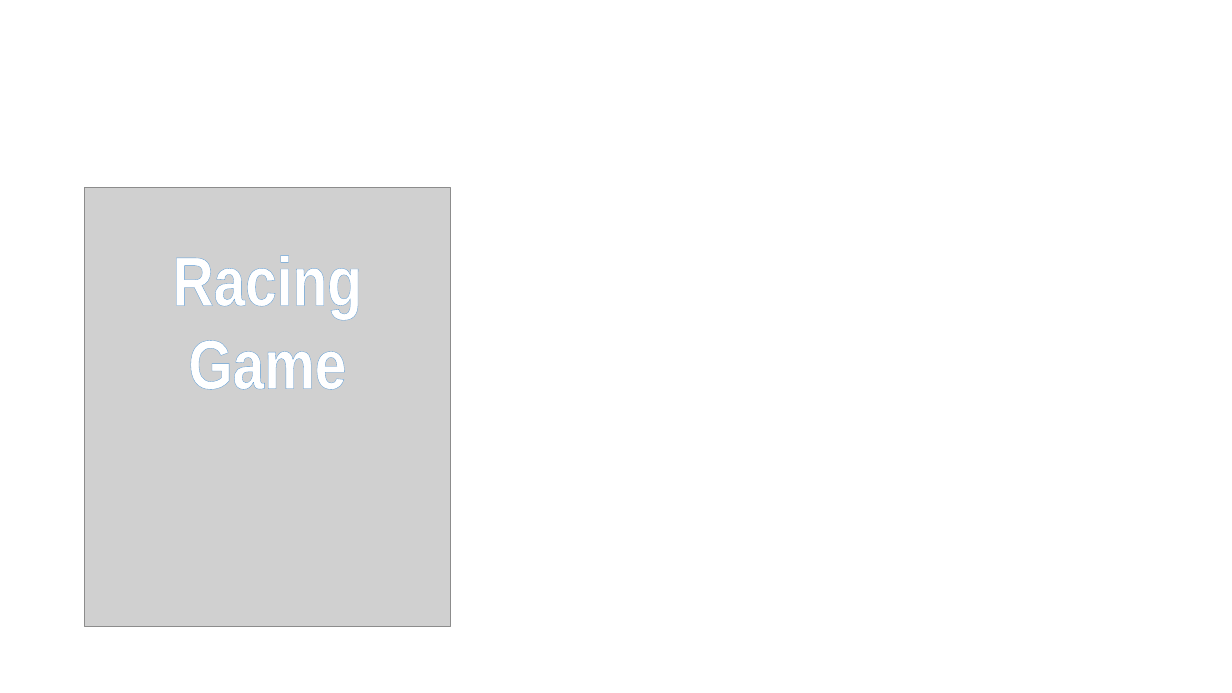
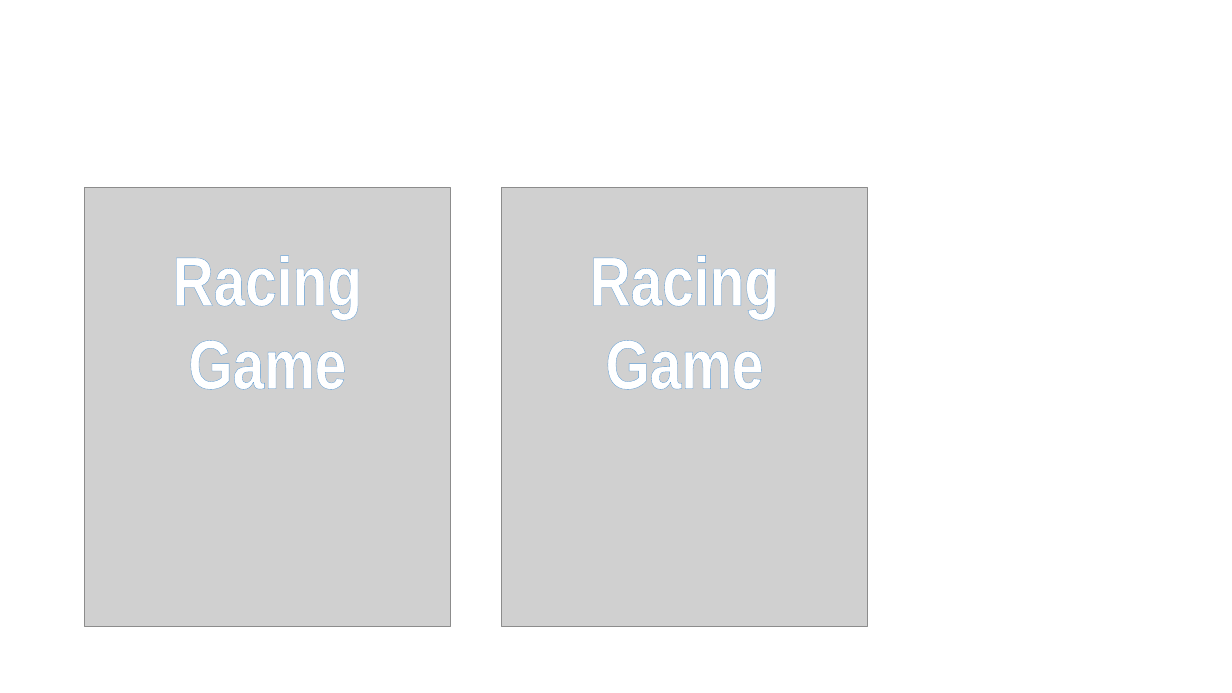
Before and after one commit to JA1221/Racing-Game, a slide deck: slide 3 of 圖片素材.pptx. Drawn at 1232x693 pixels with LibreOffice and Linux fonts; fonts in the diff are those of the drawing; grey boxes stand for pictures. Boxes give left, top, right and bottom in pixels: in the first picture for what was removed or moved away, otherwise in the second. Text is boxed around its words. In the diff, an @@ line names an element or a change of style, - is before the commit and + after.

```diff
--- a/圖片素材.pptx
+++ b/圖片素材.pptx
@@ picture added at [502, 188, 867, 628] @@
@@ text added at [590, 255, 779, 390], 54 pt, text #FFFFFF, bold @@
+Racing Game
```
Also in this commit, not shown: 3 other files.
